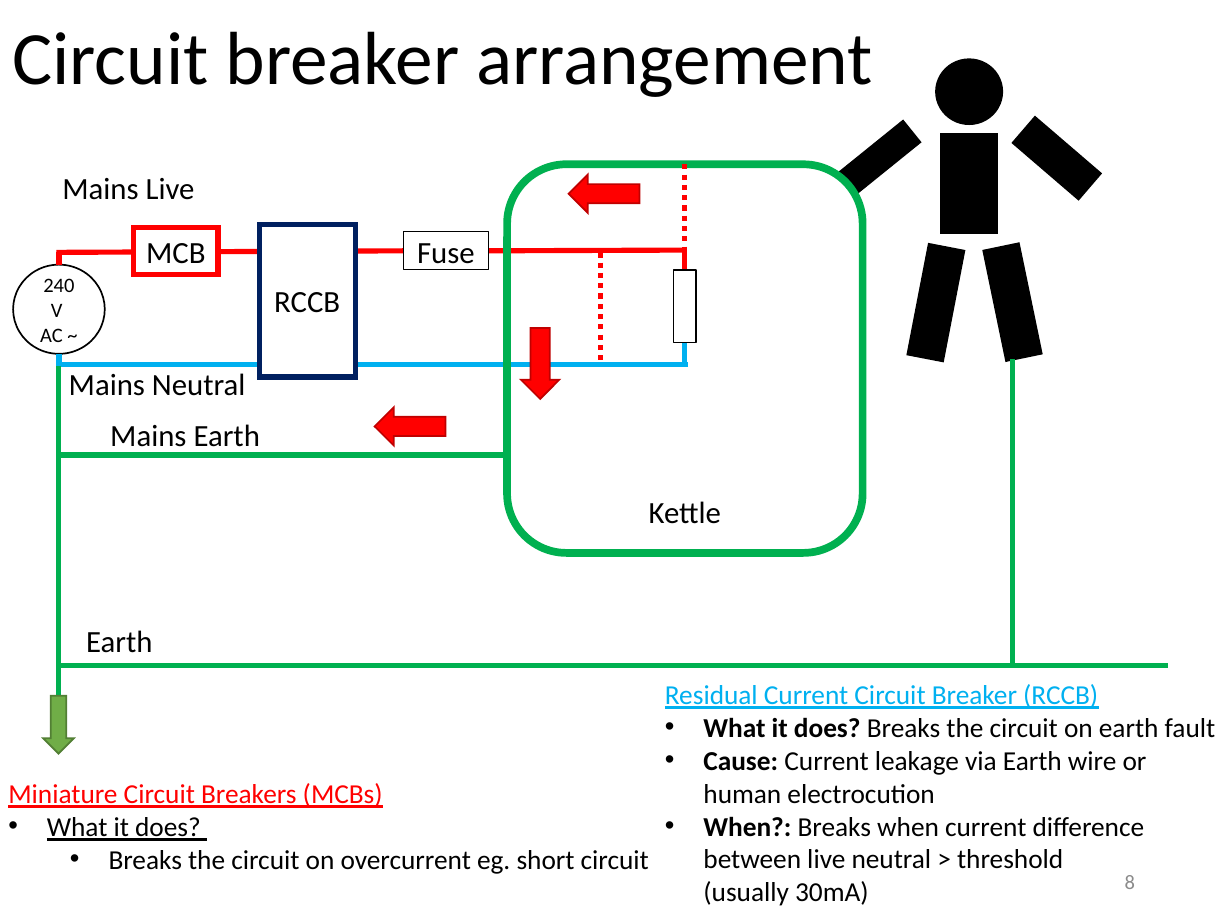
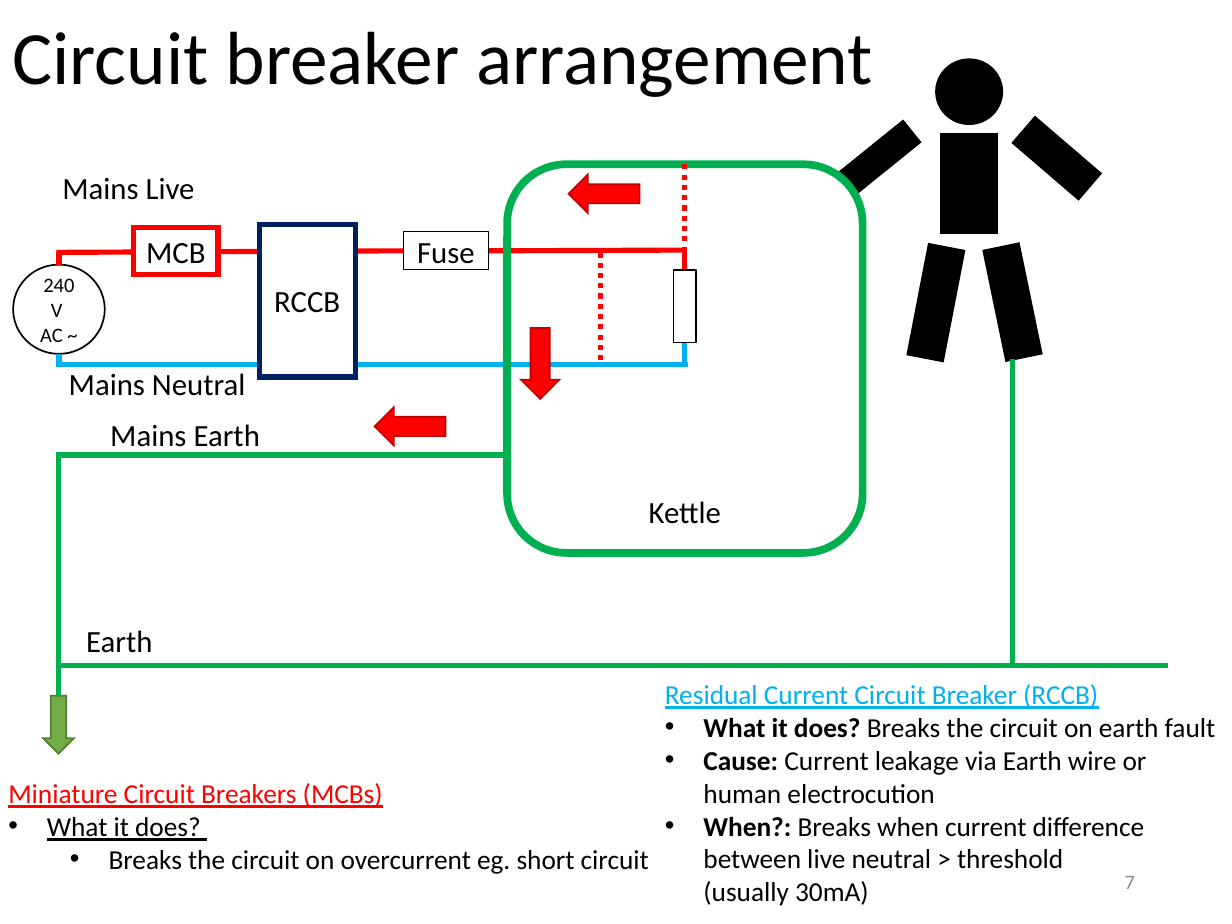
Before and after one commit to wemakerspace/repair-kopitiam-training-and-equipment, a slide deck: slide 7 of training/RK Circuit Breaker Training.pptx (slide 8 before the commit). Drawn at 1232x924 pixels with LibreOffice and Linux fonts; fonts in the diff are those of the drawing. Boxes give left, top, right and bottom in pixels: in the first picture for what was removed or moved away, otherwise in the second. Text is boxed around its words. In the diff, an @@ line names an element or a change of style, - is before the commit and + after.

```diff
--- a/training/RK Circuit Breaker Training.pptx
+++ b/training/RK Circuit Breaker Training.pptx
@@ line moved from (59, 696) - (59, 366) to (59, 696) - (59, 455) @@
@@ page number at (1125,876,1135,889): text changed @@
-8
+7
```
Also in this commit, not shown: 9 other slides changed.
